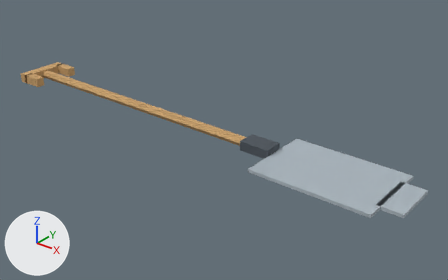
Two versions of the glTF model site/models/GT_Spade_01.glb, one commit apart.
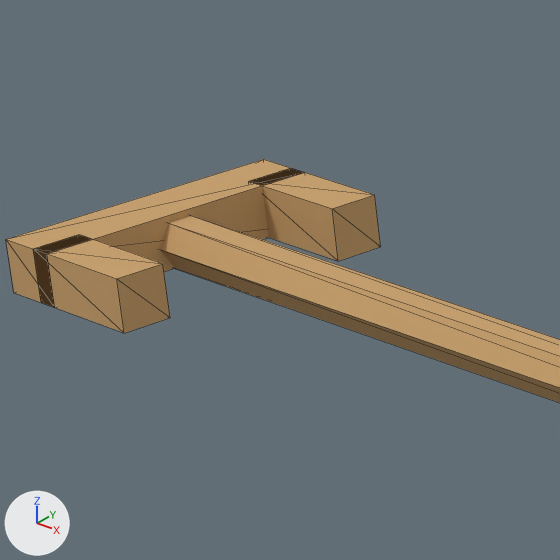
There are two pictures of each version: one whole from a 50 mm lens placed at (0.988, -1.083, 0.669), pointed at (0.088, 0.043, -0.029), one close up on the part from 4% to 23% of the width and 14% to 43% of the height. Lighting does not change. The marker at lower left points along +X, +Y and +Z. The first two pictures are the older version. The close-ups show mesh edges as thin lines. Vertices at exactly the same position are counted once.

Names of what the first close-up shows: 'GT_Spade_01'.
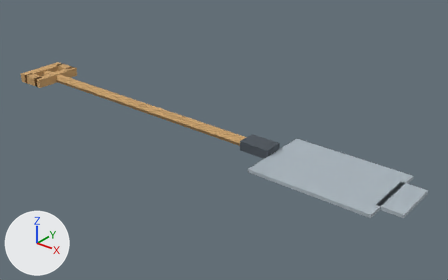
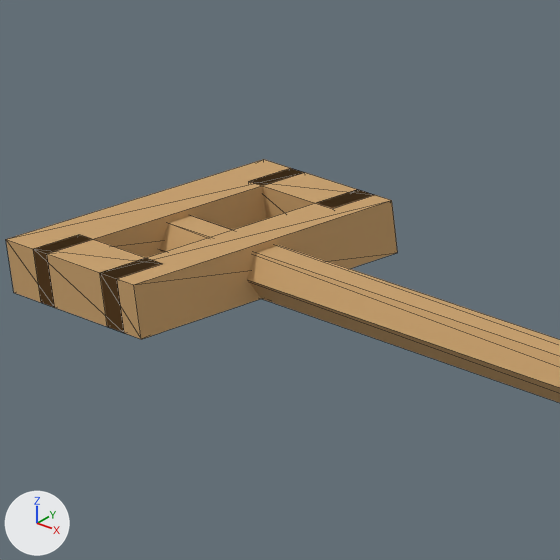
What changed in the scene script:
```text
Change me_gt_spade_01:
    used by ob_gt_spade_01; location = (0.0, 0.0, 0.0)
    remove me_gt_spade_01.from_pydata(...)  # 60 vertices, 92 faces; spans x -0.615..0.62, y -0.1..0.1, z 0.0..0.025
    add me_gt_spade_01.from_pydata(...)  # 68 vertices, 104 faces; spans x -0.615..0.62, y -0.1..0.1, z 0.0..0.025
    me_gt_spade_01 part 1: a new loose piece, a box spanning x -0.547..-0.523, y -0.07..0.07, z 0.0..0.025, in mat_globalpalette (picture img_globalpalette)
```

Pixel boxes [x1, y1, x2, y2] of what changed, in the close-ups (560 x 560 px):
part 1 of me_gt_spade_01, added (brown): after [100, 190, 398, 339]
